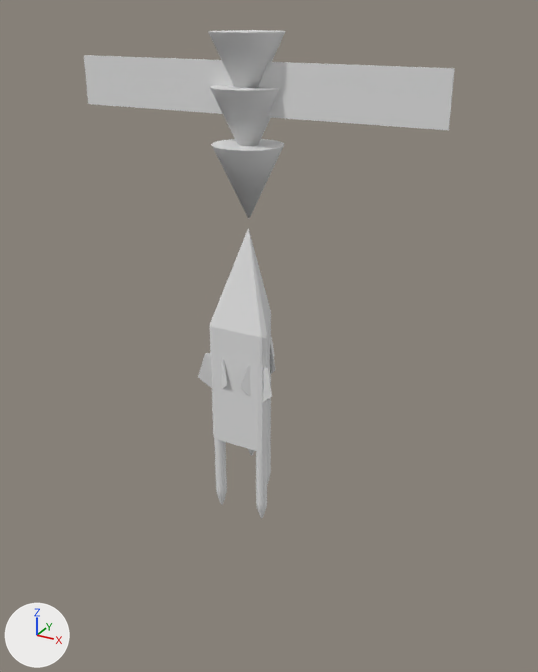
Two versions of the COLLADA model objects3d/SatGodRod.dae, one commit apart.
Rendered twice from a 50 mm camera at (44.1, -76.0, 44.3) aimed at (-0.4, 5.0, 3.8). The lights are fixed; the arrows at lower left show +X, +Y and +Z. Where no turn or scale is listed for an object, it has been applied to the vertices.

The first picture shows 'GodRod', 'GodRod003', 'GodRod1', 'Icon', 'Packed'.
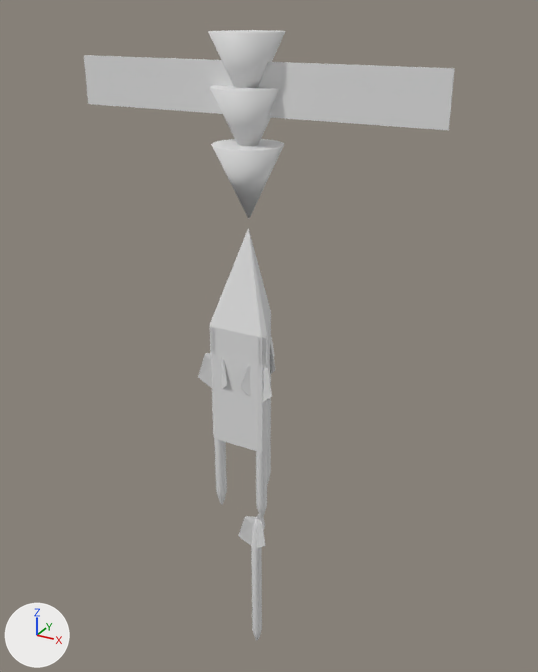
Where the newer file only moved an object's origin or applied its transform, the numbers keep the older frame.

Pixel boxes (x1, y1, x2, y2) of what changed, in the pictures (538 x 672 px):
'GodRod', mesh moved
    before: (248, 449, 254, 456)
    after: (238, 514, 266, 641)

Diff of the bpy script that builds the scene:
```diff
--- a/objects3d/SatGodRod.dae.py
+++ b/objects3d/SatGodRod.dae.py
@@ me_iconmesh @@
 me_iconmesh.from_pydata(...)  # 83 vertices, 150 faces; spans x -23.5..23.5, y -4.3..4.3, z -8.9..12.2
 # used by ob_icon; location = (-0.7, 0.4, 29.8)
+# me_iconmesh part 1: its shading normals changed
 me_iconmesh.materials.append(mat_08___default)
@@ me_godrodmesh @@
 me_godrodmesh.from_pydata(...)  # 101 vertices, 198 faces; spans x -2.3..2.3, y -2.0..2.0, z -12.0..12.0
 # used by ob_godrod; location = (0.0, 0.0, 0.0)
+# me_godrodmesh part 2: the whole mesh is moved by (-0.1, 1.3, -34.9)
 me_godrodmesh.materials.append(mat_08___default)
```
